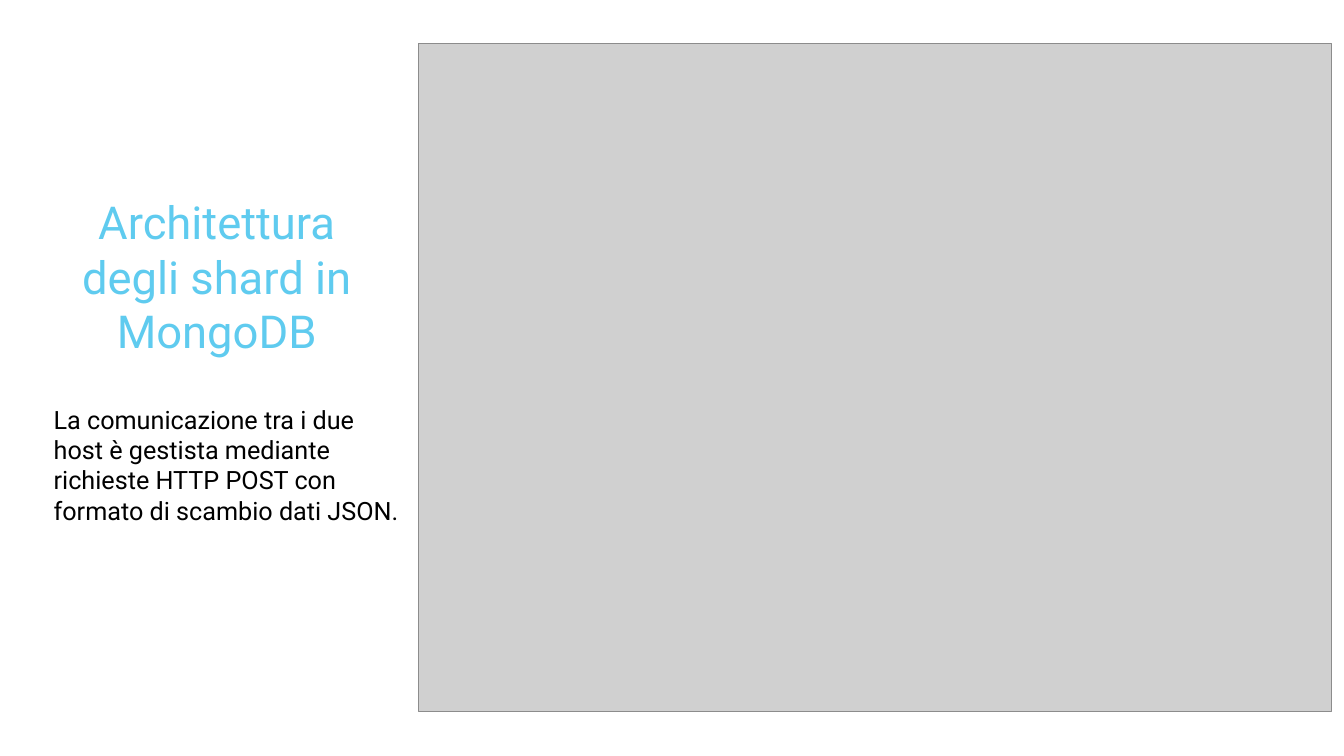
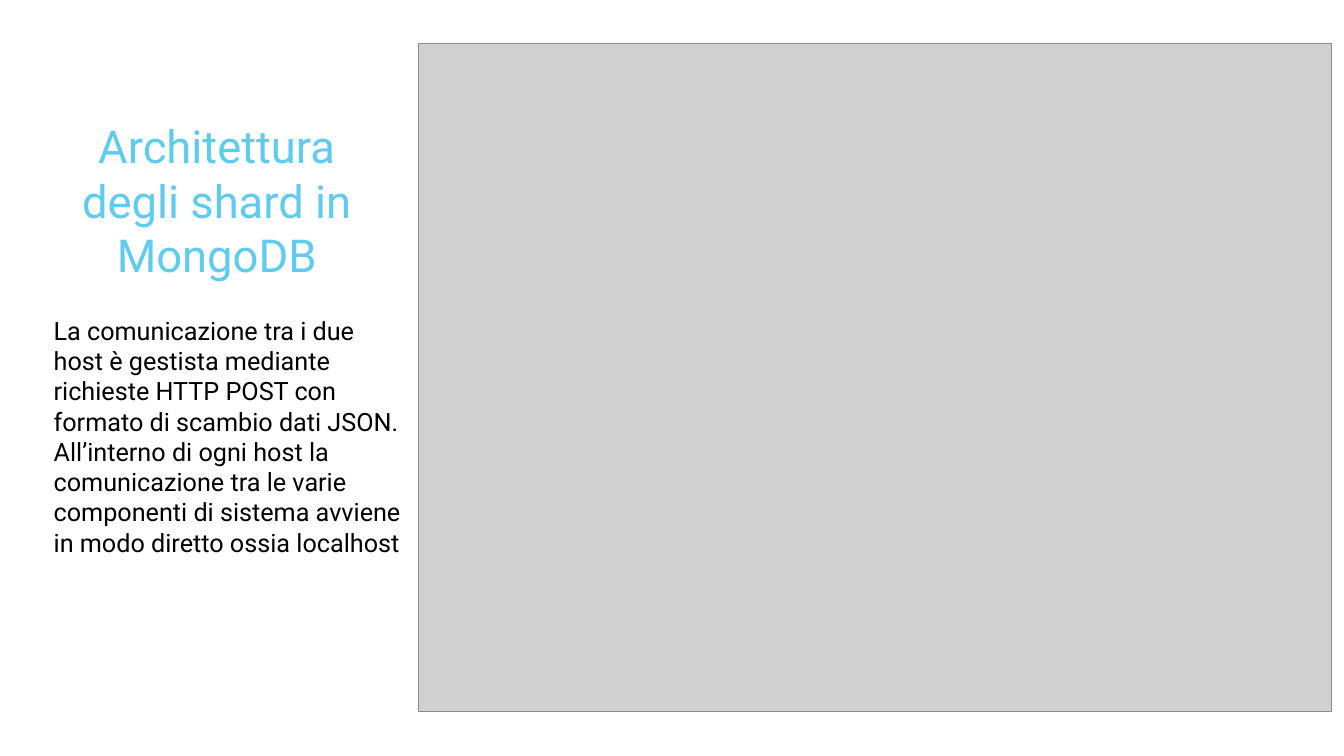
Before and after one commit to moamedterzo/MAADB, a slide deck: slide 4 of Docs/Presentazione.PPTX. Drawn at 1344x756 pixels with LibreOffice and Linux fonts; fonts in the diff are those of the drawing; grey boxes stand for pictures. Boxes give left, top, right and bottom in pixels: in the first picture for what was removed or moved away, otherwise in the second. Text is boxed around its words. In the diff, an @@ line names an element or a change of style, - is before the commit and + after.

Commit message:
Presentazione.PPTX completata

```diff
--- a/Docs/Presentazione.PPTX
+++ b/Docs/Presentazione.PPTX
@@ title "Architettura degli shard in MongoDB": place and size @@
-title "Architettura degli shard in MongoDB" at (82,205,351,358)
+title "Architettura degli shard in MongoDB" at (82,129,351,282)
@@ text "La comunicazione tra i due ...": place and size @@
-text "La comunicazione tra i due ..." at (54,410,398,521)
+text "La comunicazione tra i due ..." at (54,321,401,553)
@@ text at (54,442,401,553): paragraph added @@
+All’interno di ogni host la comunicazione tra le varie componenti di sistema avviene in modo diretto ossia localhost
```
